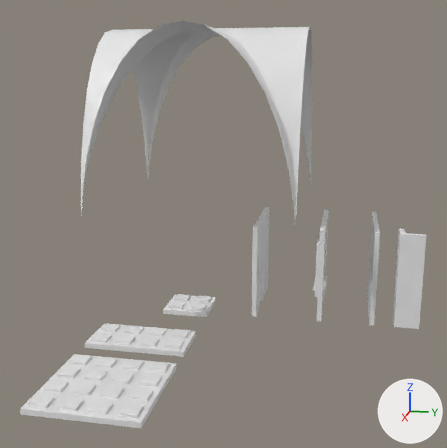
Renders of the Blender file 20160229 SECTION 7  Assets/Scenes/GothicChurch.blend from each side of a commit.
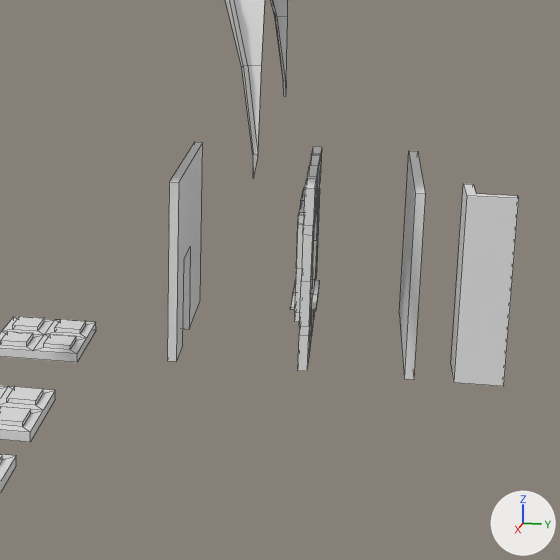
Each version is shown whole from a 50 mm lens placed at (25.03, 5.76, 10.33), pointed at (2.99, 1.35, 4.82), then close up on the part from 38% to 100% of the width and 31% to 93% of the height. The axes (+X, +Y, +Z) are drawn at lower right. The lights are the same throughout. The close-ups show mesh edges as thin lines.

Names of what the first close-up shows: 'Church Corner 1x4x0.2_proxy', 'Church Door 4x4x0.2_proxy', 'Church Floor 2x2x0.2_proxy', 'Church Floor 2x4x0.2_proxy', 'Church Vault_8x8x8_proxy', 'Church Wall 4x4x0.2_proxy', 'Church Window 4x4x0.2_proxy'.
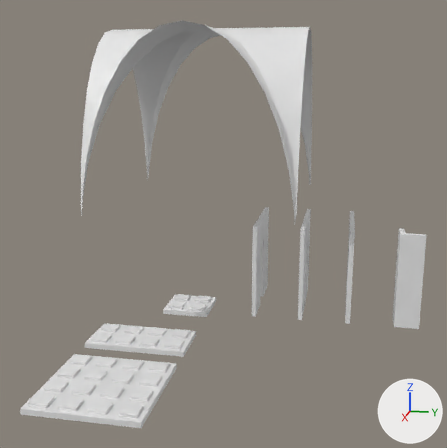
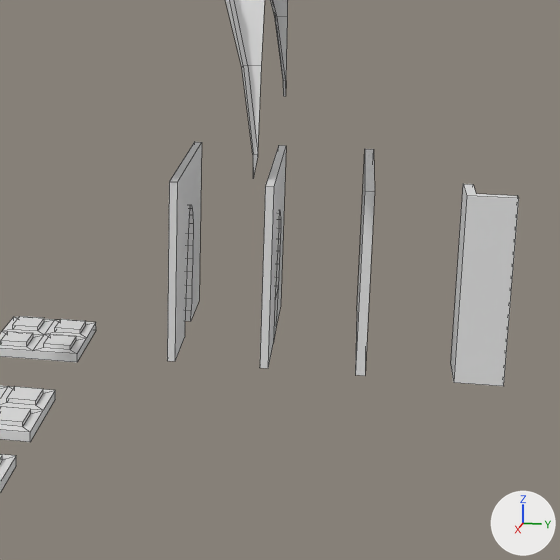
Where the change shows, as pixel boxes [x1, y1, x2, y2] in the close-ups (560 x 560 px):
'Church Wall 4x4x0.2_proxy', moved
    before: [399, 151, 425, 379]
    after: [355, 149, 375, 376]
'Church Door 4x4x0.2_proxy', reshaped
    before: [167, 142, 203, 361]
    after: [167, 142, 202, 361]
'Church Window 4x4x0.2_proxy', deleted
    before: [290, 147, 322, 371]
'Church Arch Window 4x4x0.2_proxy', added
    after: [260, 145, 286, 368]

The edits, one by one:
me_church_door_4x4x0_2 is used by ob_church_door_4x4x0_2_proxy; location (0.0, 2.0, 0.0); rotation (0.0, 0.0, 1.571), in degrees (0, 0, 90).
me_church_door_4x4x0_2 had 16 vertices, 10 faces and spanned x 0.0..0.2, y 0.0..4.0, z 0.0..4.0.
me_church_door_4x4x0_2 now has 60 vertices, 32 faces and spans x 0.0..0.2, y 0.0..4.0, z 0.0..4.0.
Part 1, on me_church_door_4x4x0_2:
4 vertices are removed from x 0.0..0.2, y 1.0..2.0, z 2.0.
5 faces are deleted.
4 vertices in x 0.2, y 0.0..4.0, z 0.0..4.0 move by (-0.03, 0.0, 0.0).
4 vertices move from x 0.0..0.2, y 1.0..2.0, z 0.0 to x 0.0..0.17, y 1.47..2.53, z 0.0.
24 vertices are added at x 0.0..0.03, y 1.47..2.53, z 0.27..2.97.
14 new vertices lie (0.18, 0.0, 0.0) away from vertices in x 0.0..0.02, y 1.47..2.53, z 0.27..2.93.
10 new vertices lie (0.17, 0.0, 0.0) away from vertices in x 0.0..0.03, y 1.47..2.53, z 0.89..2.97.
27 new faces join them.
Mesh me_church_arch_window_4x4x0_2 is new.
It has 60 vertices, 30 faces and spans x 0.0..0.2, y 0.0..4.0, z 0.0..4.0.
Object 'Church Window 4x4x0.2_proxy' (ob_church_window_4x4x0_2_proxy) is deleted.
Object 'Church Wall 4x4x0.2_proxy' (ob_church_wall_4x4x0_2_proxy) moves from (0.0, 7.0, 0.0) to (0.0, 6.0, 0.0).
Object 'Church Arch Window 4x4x0.2_proxy' (ob_church_arch_window_4x4x0_2_proxy) is new; it shows me_church_arch_window_4x4x0_2.
Its parent is ob_parts.
Its matrix parent inverse is Matrix(((1.0, 0.0, 0.0, 1.9), (0.0, 1.0, 0.0, -2.392), (0.0, 0.0, 1.0, 1.969), (0.0, 0.0, 0.0, 1.0))).
Its location is (0.0, 4.0, 0.0).
Its rotation in degrees is (0, 0, 90).
Object 'Parts' (ob_parts) is new.
Its location is (-1.9, 2.392, -1.969).
